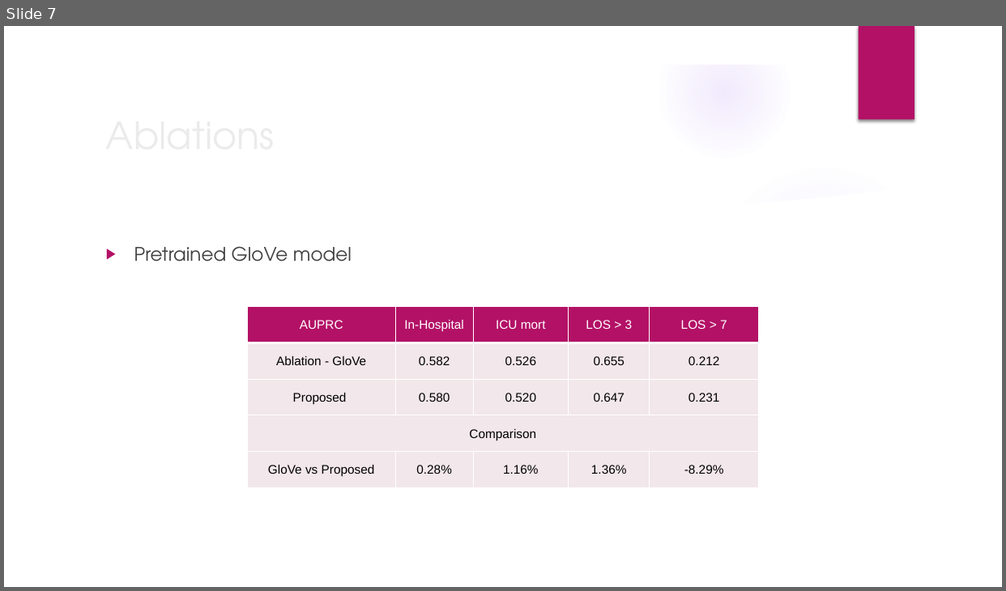
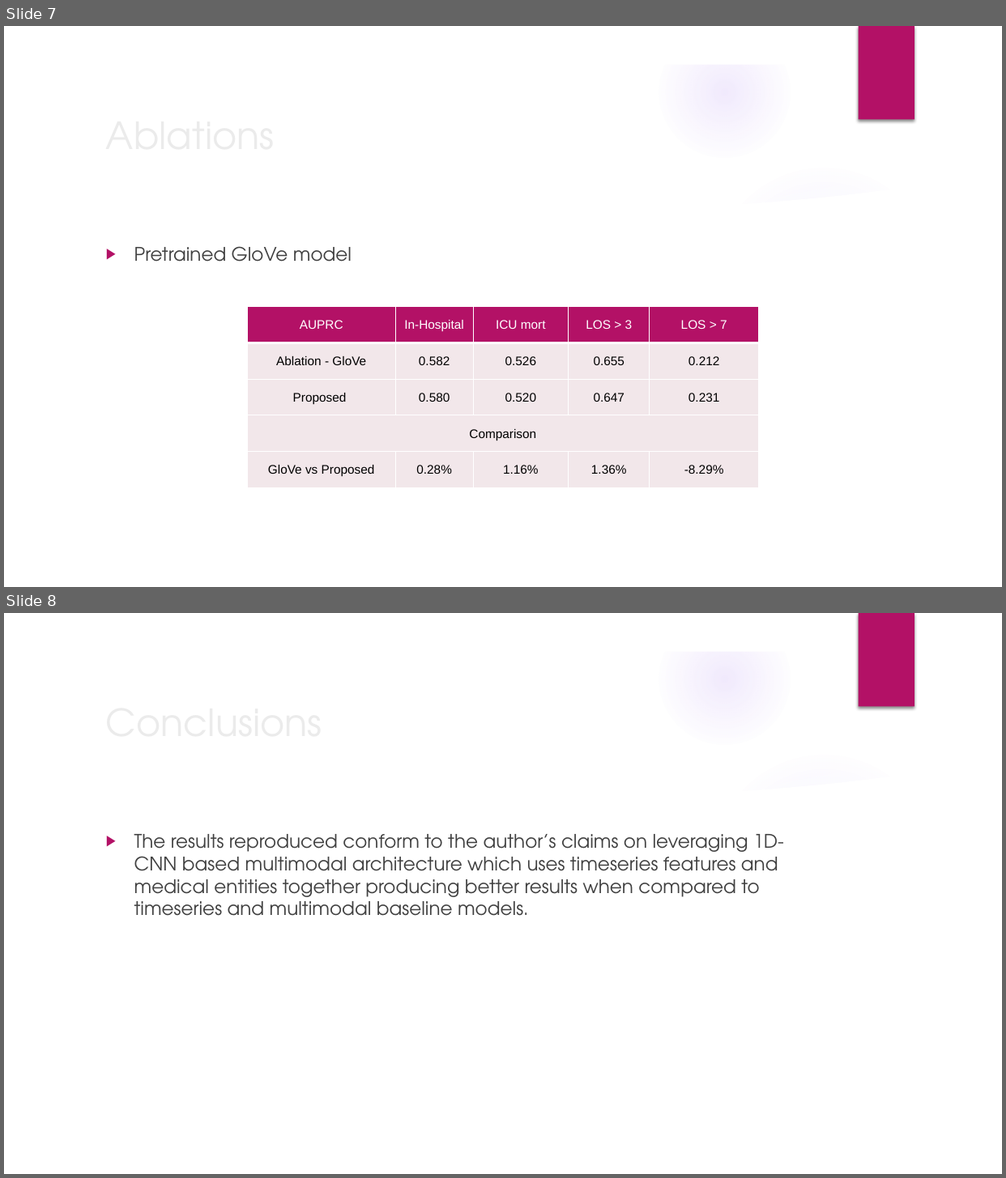
Before and after one commit to s-gopikrishnan/cs-598-dlh-final-project, a slide deck: report/project_presentation.pptx. Shown one above the other, each under a label of ours: slide 7 before the commit, slides 7 and 8 after it. The pictures are 1006x591 and 1006x1178 pixels, drawn with LibreOffice and Linux fonts; fonts in the diff are those of the drawing; background and template pictures are left out. Boxes give left, top, right and bottom in pixels: in the first picture for what was removed or moved away, otherwise in the second. Text is boxed around its words. In the diff, an @@ line names an element or a change of style, - is before the commit and + after.

Commit message:
feat: updated presentation with results

```diff
--- a/report/project_presentation.pptx
+++ b/report/project_presentation.pptx
@@ slide 8 added at box(4, 613, 1002, 1174), background picture (left out); not listed: 9 template elements that a slide beside it also shows @@
@@ title added at box(98, 692, 816, 750), 36 pt, text #EBEBEB @@
+Conclusions
@@ text added at box(134, 834, 784, 916), 18 pt, text #404040 @@
+▶ The results reproduced conform to the author’s claims on leveraging 1D-CNN based multimodal architecture which uses timeseries features and medical entities together producing better results when compared to timeseries and multimodal baseline models.
```
Also in this commit, not shown: 2 slides changed, 2 slides removed, 2 other files.
